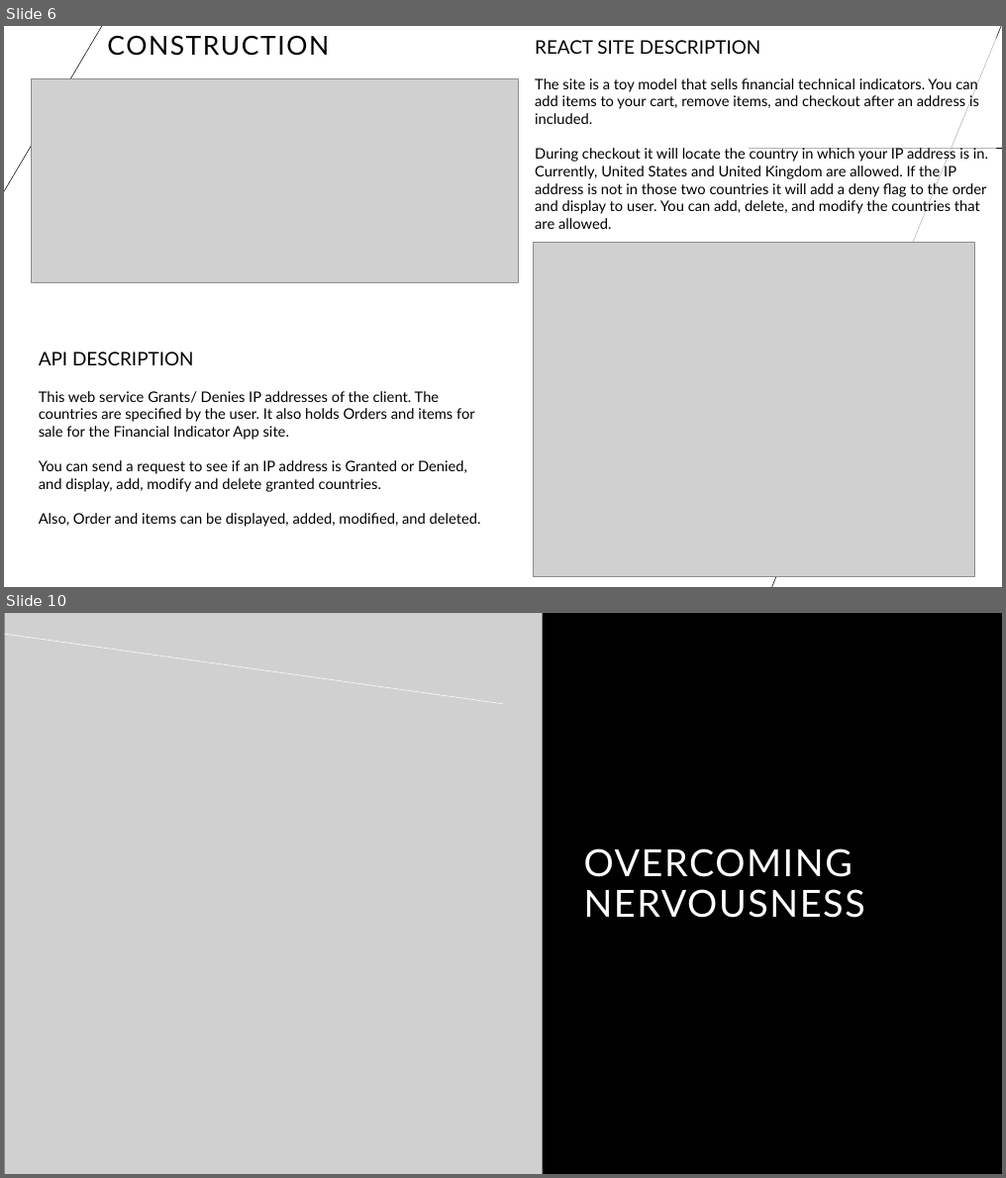
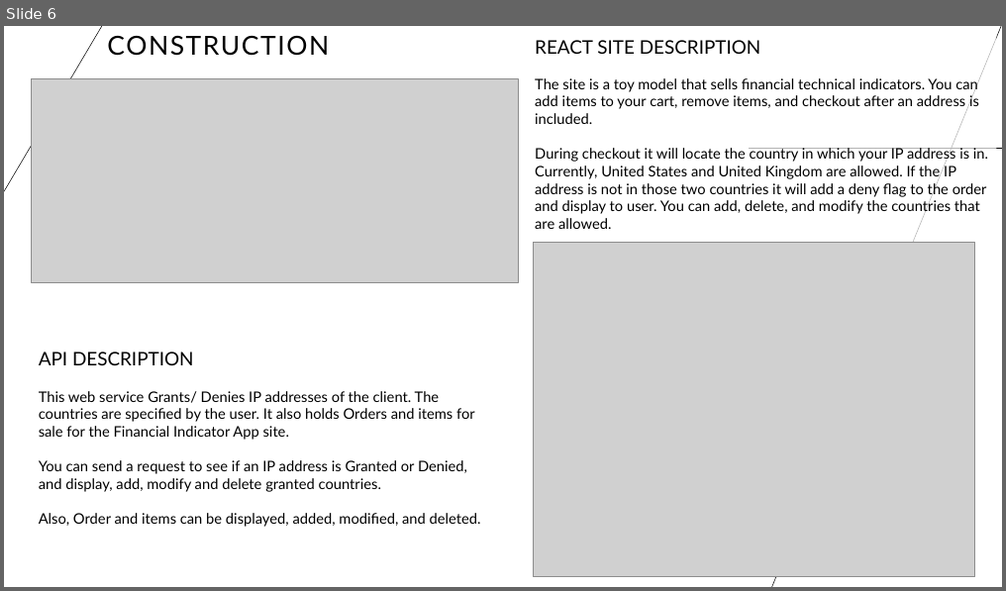
Before and after one commit to supracharger/WebAPI_FinalProject_REACT, a slide deck: Overview.pptx. Shown one above the other, each under a label of ours: slides 6 and 10 before the commit, slide 6 after it; the slides between them are not shown. The pictures are 1006x1178 and 1006x591 pixels, drawn with LibreOffice and Linux fonts; fonts in the diff are those of the drawing; grey boxes stand for pictures. Boxes give left, top, right and bottom in pixels: in the first picture for what was removed or moved away, otherwise in the second. Text is boxed around its words. In the diff, an @@ line names an element or a change of style, - is before the commit and + after.

```diff
--- a/Overview.pptx
+++ b/Overview.pptx
@@ slide 10 removed at (4,613,1002,1174), background #000000 @@
@@ picture removed at (4,613,543,1174) @@
@@ line removed from (503, 703) to (4, 634) @@
@@ line removed from (331, 613) to (423, 819) @@
@@ title removed at (584,849,865,918) @@
-OVERCOMING NERVOUSNESS
```
Also in this commit, not shown: 6 slides added, 12 other slides removed, 4 other files.
